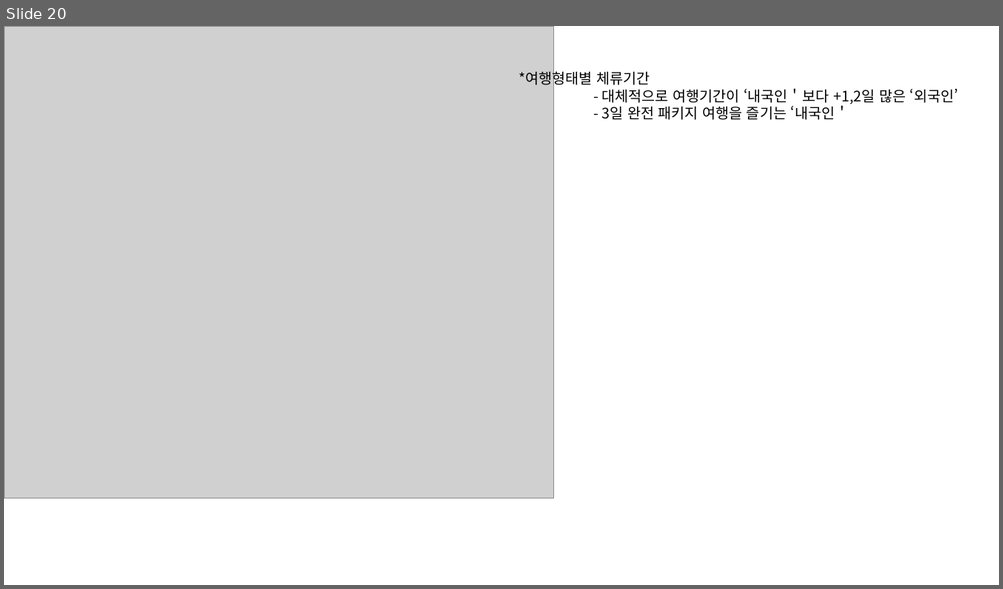
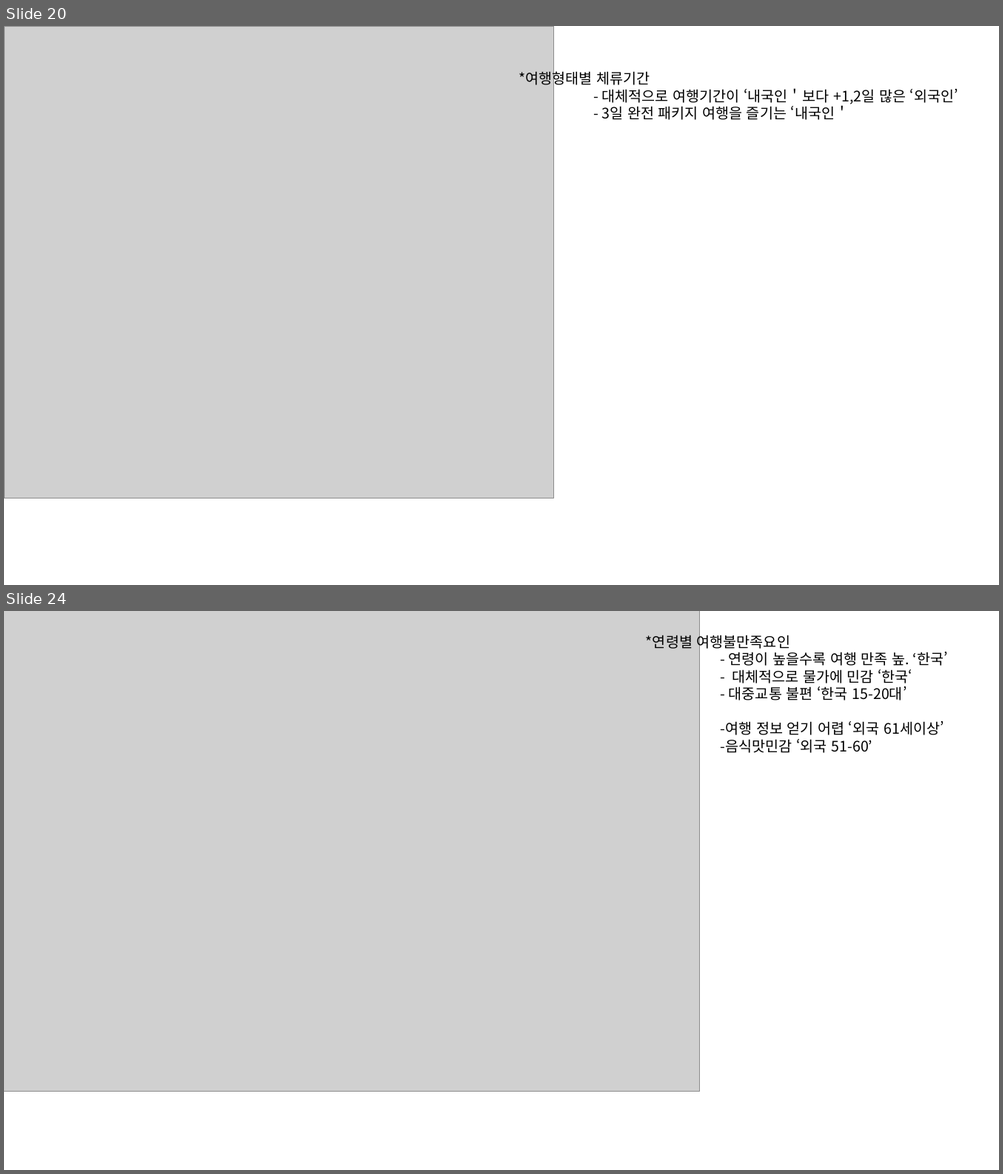
Before and after one commit to so-jeong0127/6-project, a slide deck: 김신혁/191215/r 그래프.pptx. Shown one above the other, each under a label of ours: slide 20 before the commit, slides 20 and 24 after it; the slides between them are not shown. The pictures are 1003x589 and 1003x1174 pixels, drawn with LibreOffice and Linux fonts; fonts in the diff are those of the drawing; grey boxes stand for pictures. Boxes give left, top, right and bottom in pixels: in the first picture for what was removed or moved away, otherwise in the second. Text is boxed around its words. In the diff, an @@ line names an element or a change of style, - is before the commit and + after.

```diff
--- a/김신혁/191215/r 그래프.pptx
+++ b/김신혁/191215/r 그래프.pptx
@@ slide 24 added at [4,611,999,1170], background #FFFFFF @@
@@ picture added at [4,611,700,1092] @@
@@ text added at [646,632,948,753], 14 pt, text #000000 @@
+*연령별 여행불만족요인
+- 연령이 높을수록 여행 만족 높. ‘한국’
+- 대체적으로 물가에 민감 ‘한국‘
+- 대중교통 불편 ‘한국 15-20대’
+-여행 정보 얻기 어렵 ‘외국 61세이상’
+-음식맛민감 ‘외국 51-60’
```
Also in this commit, not shown: 1 slide changed, 6 other slides added, 30 other files.
